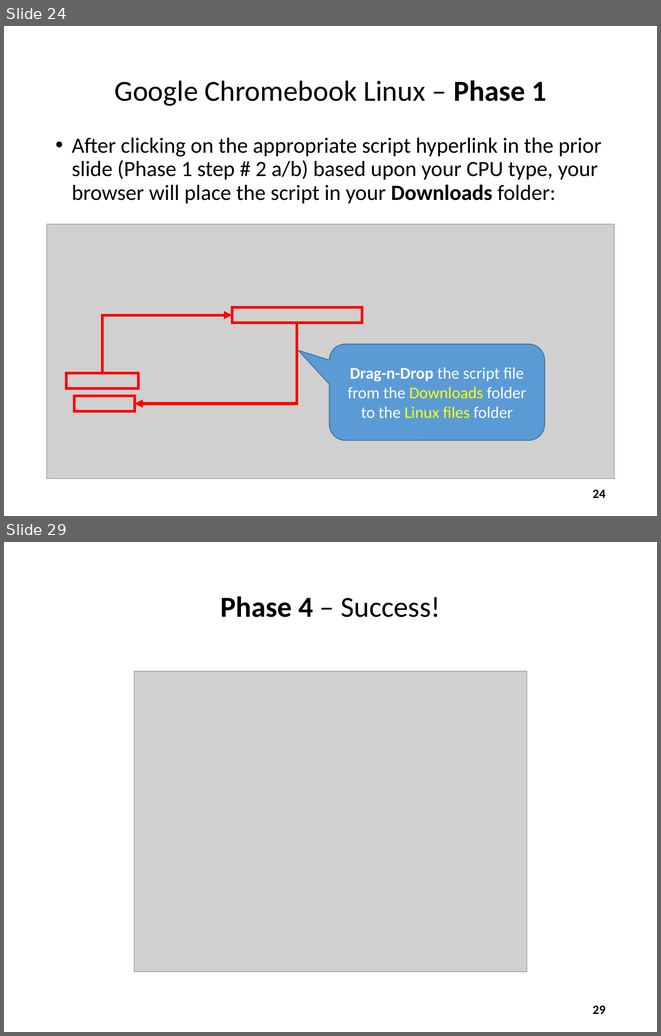
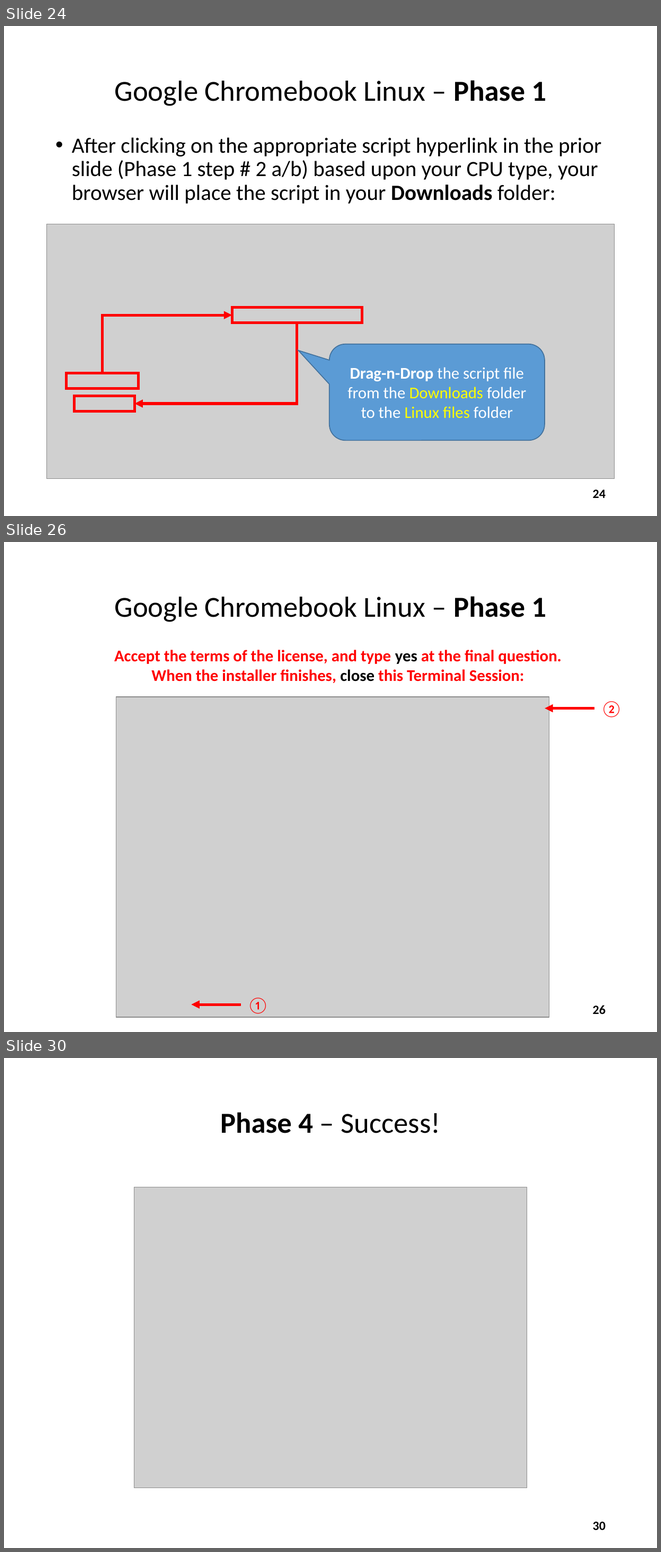
Before and after one commit to dbiersach/scicomp-demos, a slide deck: slides/Installing the Courseware.pptx. Shown one above the other, each under a label of ours: slides 24 and 29 before the commit, slides 24, 26 and 30 after it; the slides between them are not shown. The pictures are 661x1036 and 661x1552 pixels, drawn with LibreOffice and Linux fonts; fonts in the diff are those of the drawing; grey boxes stand for pictures. Boxes give left, top, right and bottom in pixels: in the first picture for what was removed or moved away, otherwise in the second. Text is boxed around its words. In the diff, an @@ line names an element or a change of style, - is before the commit and + after.

Commit message:
Improve Chromebook install instructions

```diff
--- a/slides/Installing the Courseware.pptx
+++ b/slides/Installing the Courseware.pptx
@@ slide 26 added at [4,542,657,1032], background #FFFFFF @@
@@ title added at [114,596,546,622], 32 pt, text #000000 @@
+Google Chromebook Linux – Phase 1
@@ text added at [114,650,562,683], 18 pt, text #FF0000, bold @@
+Accept the terms of the license, and type yes at the final question.
+When the installer finishes, close this Terminal Session:
@@ picture added at [116,697,549,1017] @@
@@ arrow added from (594, 708) to (545, 708), #FF0000 3 pt @@
@@ text added at [601,701,623,717], 18 pt, text #FF0000 @@
+②
@@ text added at [247,997,269,1014], 18 pt, text #FF0000 @@
+①
@@ arrow added from (241, 1004) to (192, 1004), #FF0000 3 pt @@
@@ page number added at [593,1005,606,1014], 14 pt, text #000000, bold @@
+26
@@ what was slide 29 is now slide 30 @@
@@ page number at [593,1521,606,1530]: text changed @@
-29
+30
```
Also in this commit, not shown: 6 slides changed.
